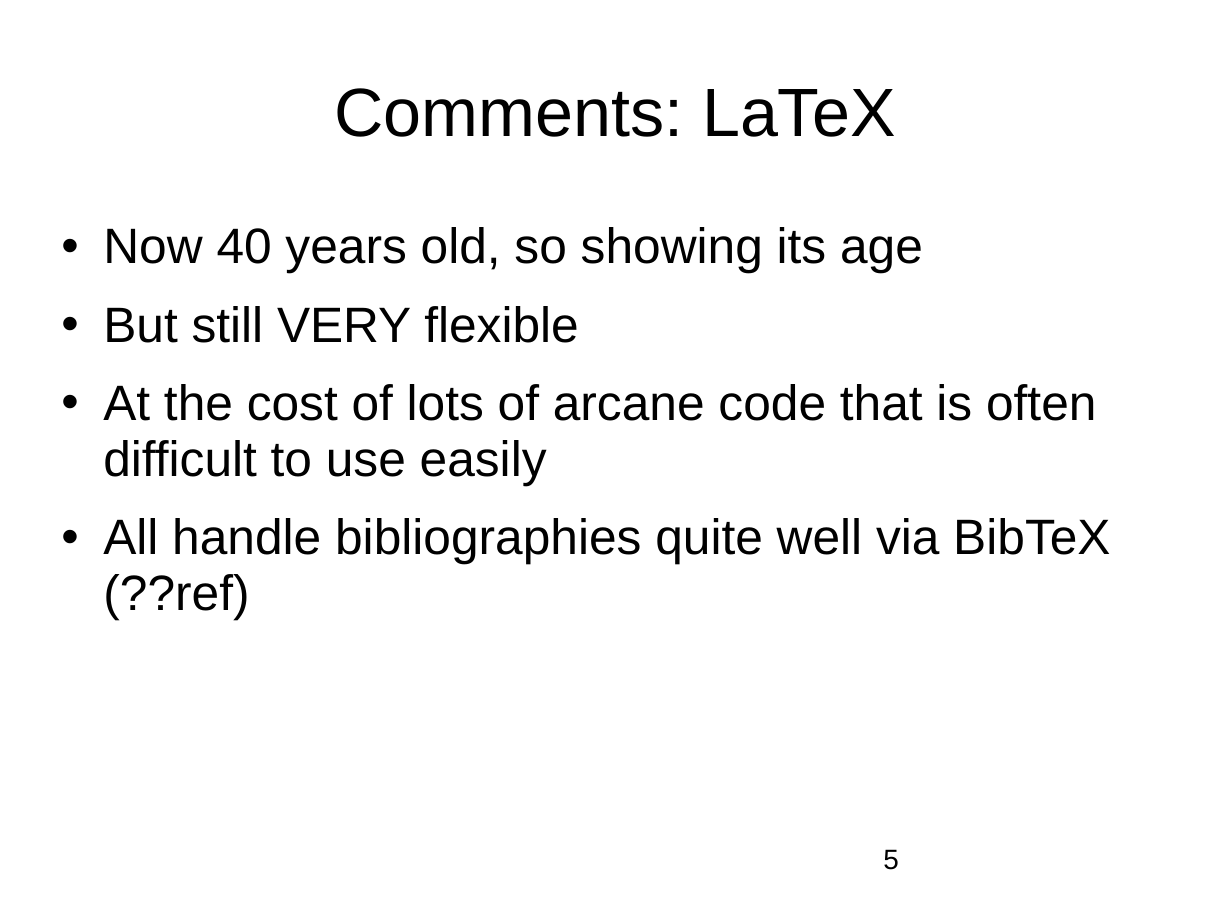
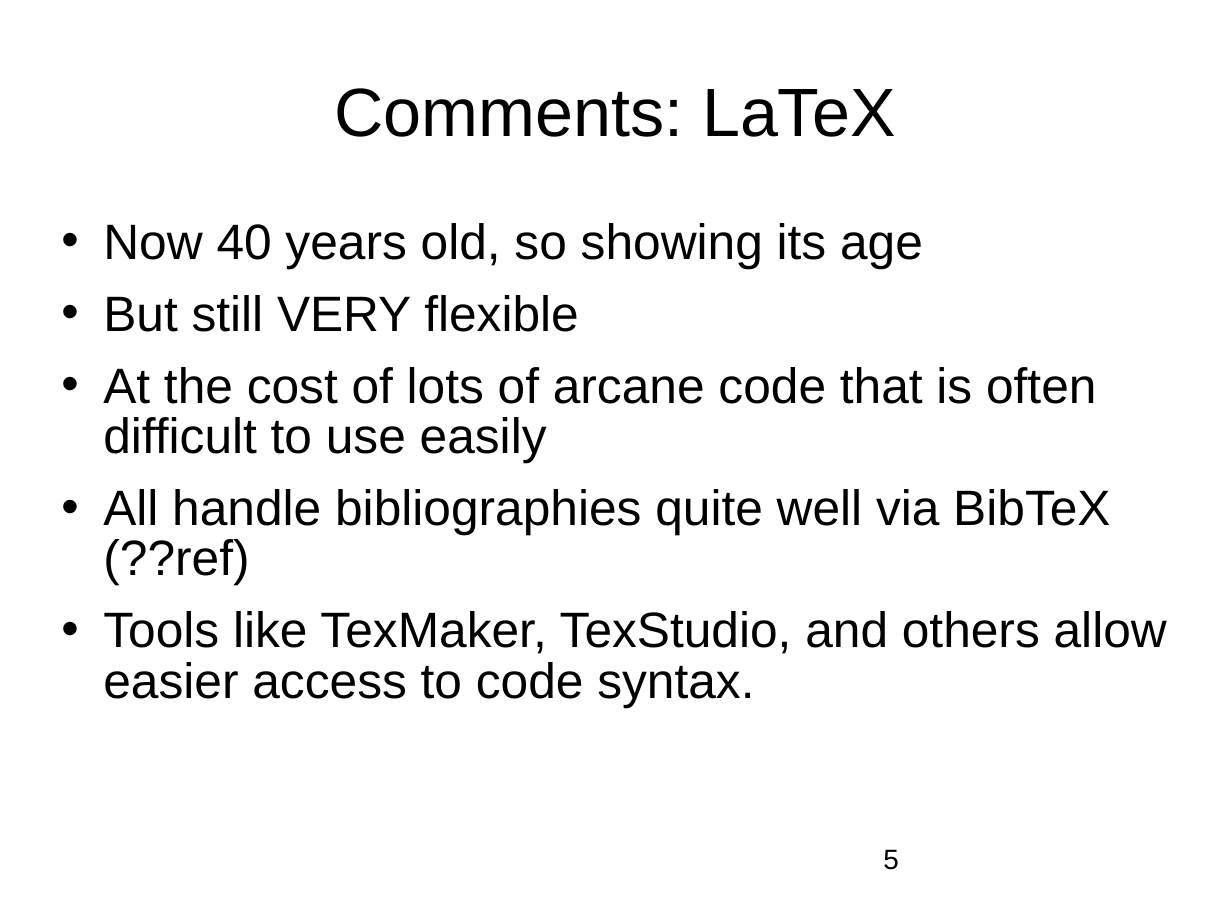
Before and after one commit to nashjc/Partridges, a slide deck: slide 5 of LinuxOttawa20260108.odp. Drawn at 1232x924 pixels with LibreOffice and Linux fonts; fonts in the diff are those of the drawing; background and template pictures are left out. Boxes give left, top, right and bottom in pixels: in the first picture for what was removed or moved away, otherwise in the second. Text is boxed around its words. In the diff, an @@ line names an element or a change of style, - is before the commit and + after.

Commit message:
mention GUI tools for LaTeX and Typst

```diff
--- a/LinuxOttawa20260108.odp
+++ b/LinuxOttawa20260108.odp
@@ text at [103,223,1110,585]: line spacing 0.94 to 0.84 @@
@@ text at [103,611,1167,707]: paragraph added @@
+• Tools like TexMaker, TexStudio, and others allow easier access to code syntax.
```
Also in this commit, not shown: 1 other slide changed.
